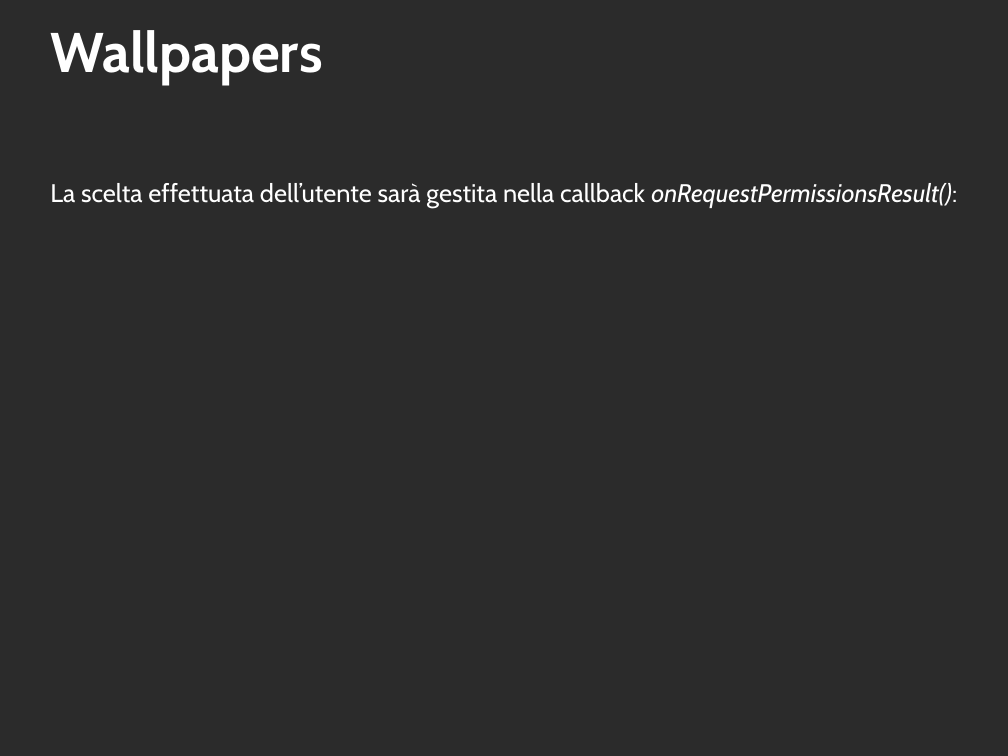
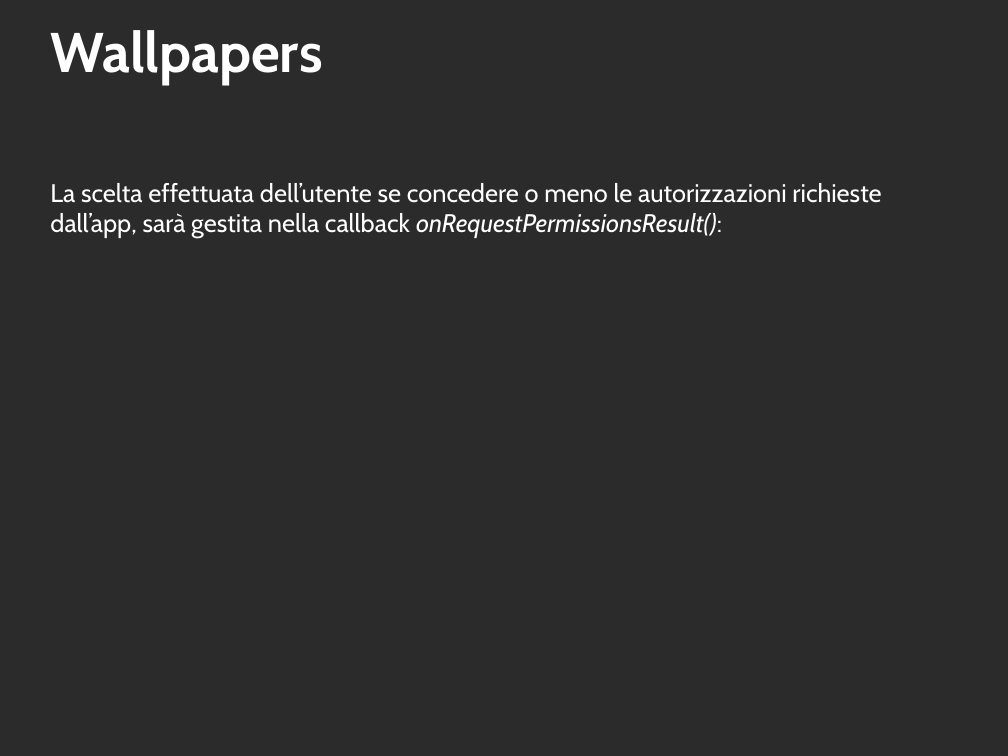
Before and after one commit to 0088024/Wallpaper_v4, a slide deck: slide 10 of ESONERO_WALLPAPERS_FPR-IOL2018(2).odp. Drawn at 1008x756 pixels with LibreOffice and Linux fonts; fonts in the diff are those of the drawing; grey boxes stand for pictures; background and template pictures are left out; a plain dark background stands for a picture behind light text. Boxes give left, top, right and bottom in pixels: in the first picture for what was removed or moved away, otherwise in the second. Text is boxed around its words. In the diff, an @@ line names an element or a change of style, - is before the commit and + after.

```diff
--- a/ESONERO_WALLPAPERS_FPR-IOL2018(2).odp
+++ b/ESONERO_WALLPAPERS_FPR-IOL2018(2).odp
@@ text at (50,183,881,238): text changed @@
-La scelta effettuata dell’utente sarà gestita nella callback onRequestPermissionsResult():
+La scelta effettuata dell’utente se concedere o meno le autorizzazioni richieste dall’app, sarà gestita nella callback onRequestPermissionsResult():
```
Also in this commit, not shown: 16 other slides changed, 2 slides added, 12 slides removed.
